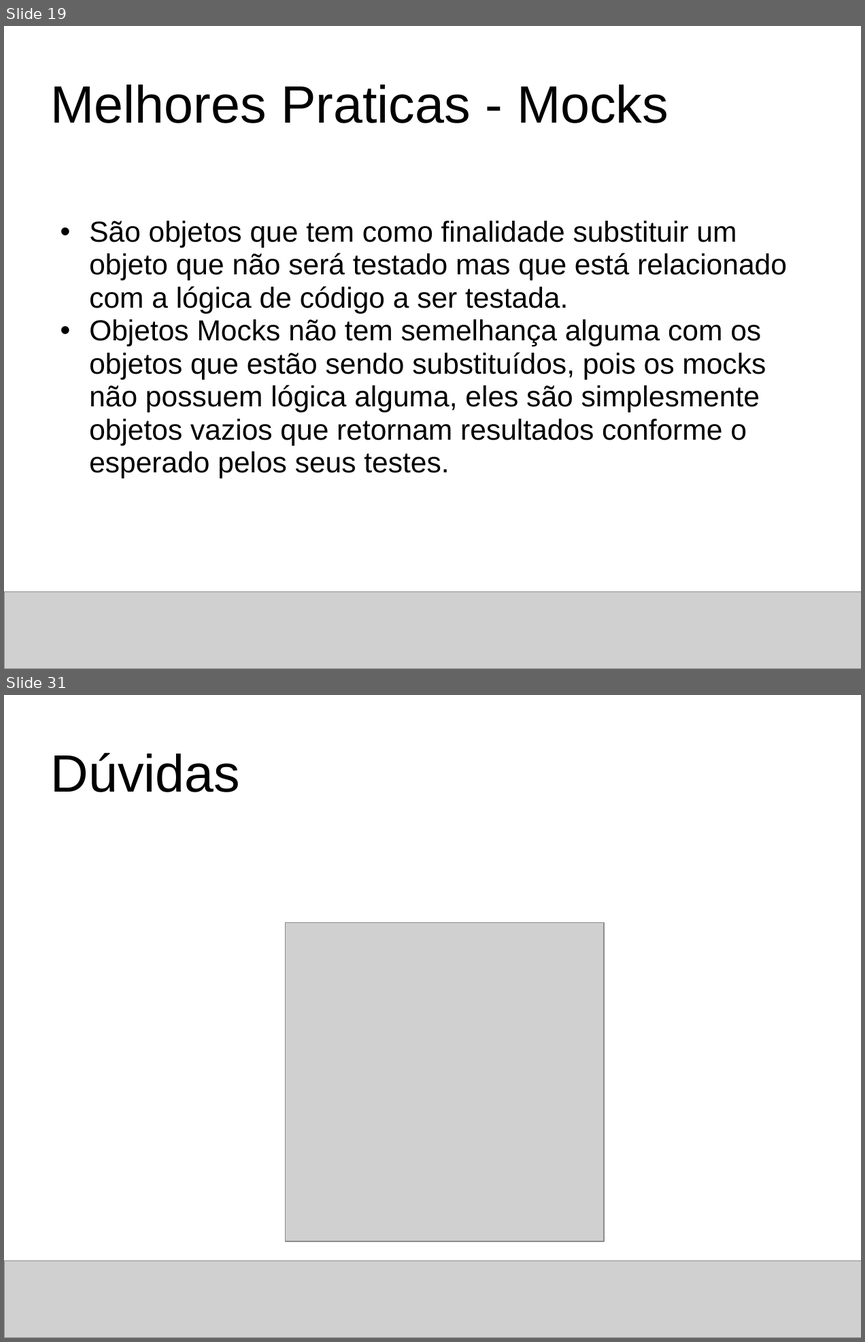
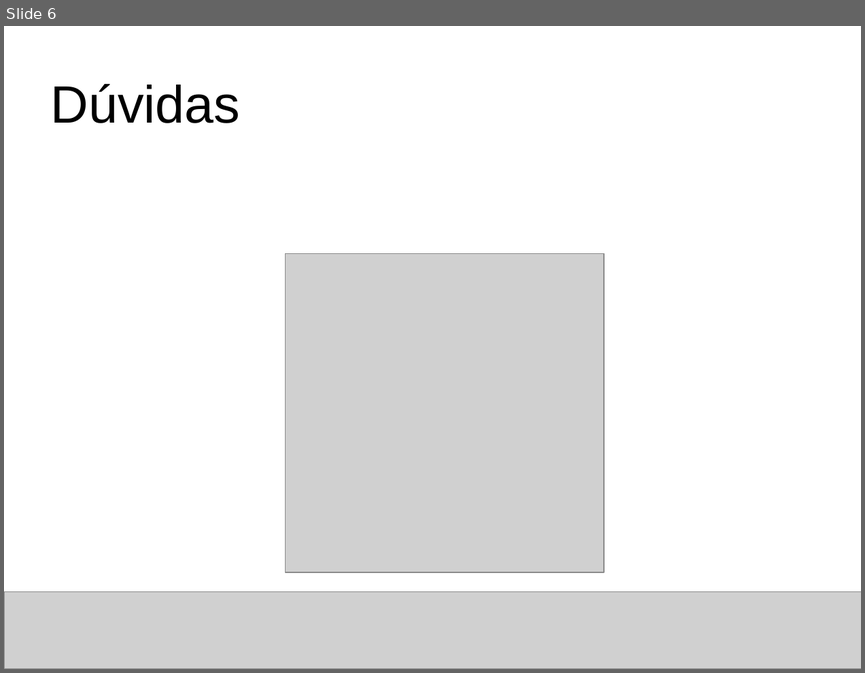
Before and after one commit to thiagoalvsantos/sabrh, a slide deck: Concepção/projeto_final_sabrh_apresentacao_proposta.ppt. Shown one above the other, each under a label of ours: slides 19 and 31 before the commit, slide 6 after it; the slides between them are not shown. The pictures are 865x1342 and 865x673 pixels, drawn with LibreOffice and Linux fonts; fonts in the diff are those of the drawing; grey boxes stand for pictures; background and template pictures are left out. Boxes give left, top, right and bottom in pixels: in the first picture for what was removed or moved away, otherwise in the second. Text is boxed around its words. In the diff, an @@ line names an element or a change of style, - is before the commit and + after.

```diff
--- a/Concepção/projeto_final_sabrh_apresentacao_proposta.ppt
+++ b/Concepção/projeto_final_sabrh_apresentacao_proposta.ppt
@@ slide 19 removed at [4, 26, 861, 669], background picture (left out) @@
@@ title removed at [50, 84, 668, 123] @@
-Melhores Praticas - Mocks
@@ text removed at [89, 220, 787, 478] @@
-  • São objetos que tem como finalidade substituir um objeto que não será testado mas que está relacionado com a lógica de código a ser testada.
-  • Objetos Mocks não tem semelhança alguma com os objetos que estão sendo substituídos, pois os mocks não possuem lógica alguma, eles são simplesmente objetos vazios que retornam resultados conforme o esperado pelos seus testes.
@@ picture removed at [4, 592, 861, 669] @@
@@ what was slide 31 is now slide 6 @@
```
Also in this commit, not shown: 2 slides changed, 3 slides added, 27 other slides removed.
